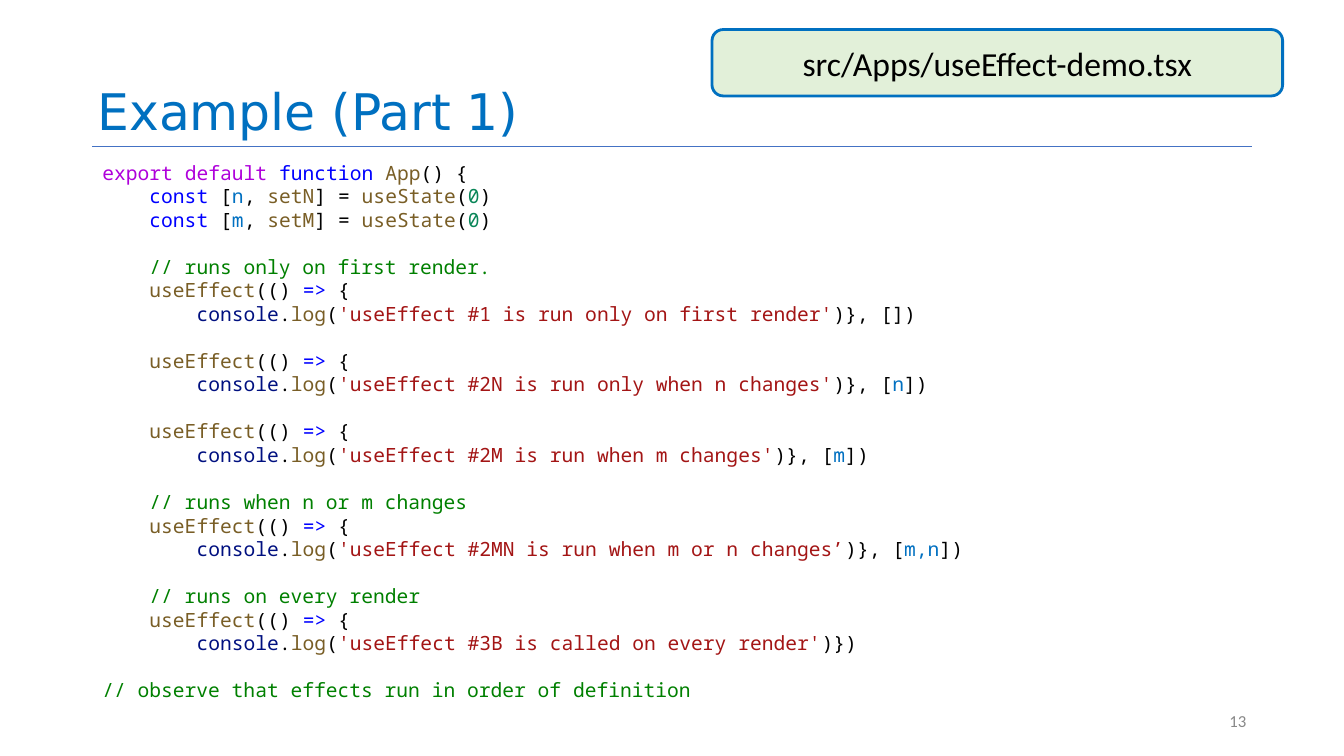
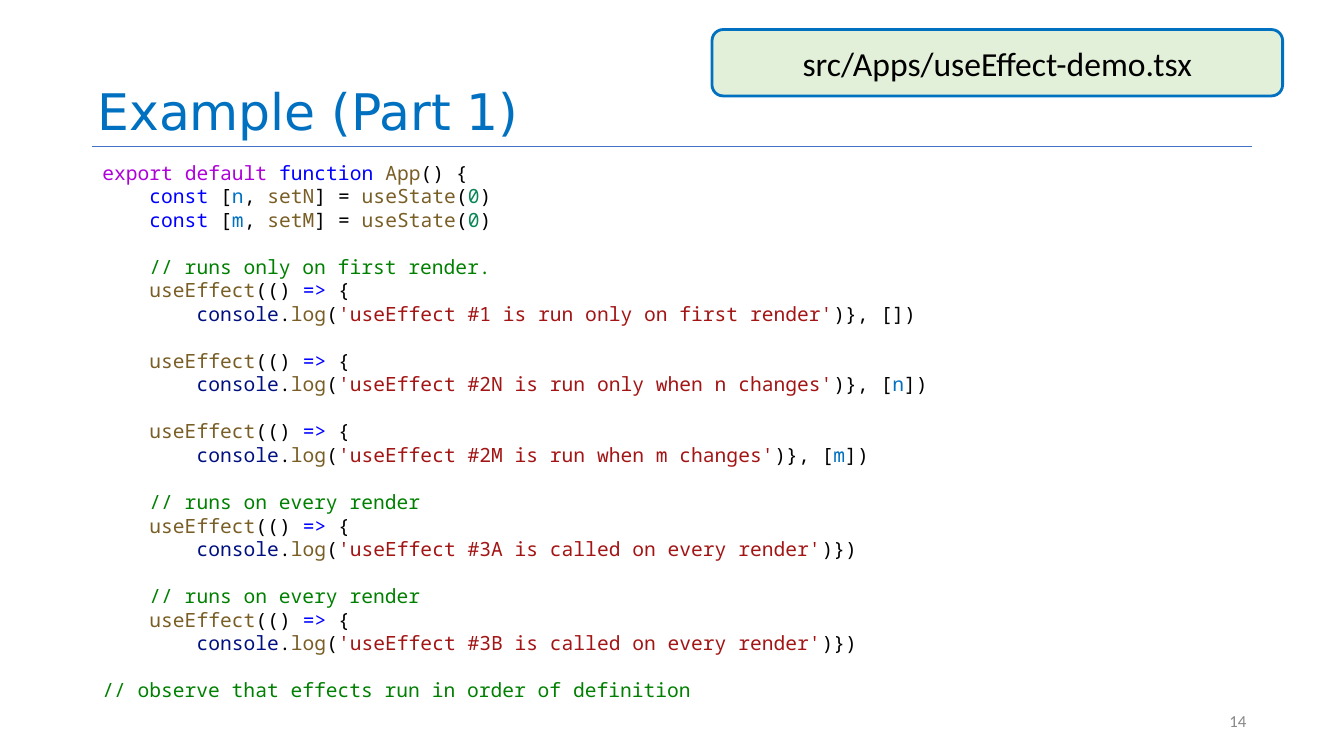
Before and after one commit to neu-se/CS4530-Spring-2025, a slide deck: slide 14 of Slides/Module 09 React Hooks.pptx (slide 13 before the commit). Drawn at 1344x756 pixels with LibreOffice and Linux fonts; fonts in the diff are those of the drawing. Boxes give left, top, right and bottom in pixels: in the first picture for what was removed or moved away, otherwise in the second. Text is boxed around its words. In the diff, an @@ line names an element or a change of style, - is before the commit and + after.

Commit message:
updated slides, examples, l9.md

```diff
--- a/Slides/Module 09 React Hooks.pptx
+++ b/Slides/Module 09 React Hooks.pptx
@@ text at (x1=185, y1=494, x2=421, y2=514): text changed @@
-// runs when n or m changes
+// runs on every render
@@ text at (x1=197, y1=541, x2=857, y2=561): text changed @@
-console.log('useEffect #2MN is run when m or n changes’)}, [m,n])
+console.log('useEffect #3A is called on every render')})
@@ page number at (x1=1229, y1=716, x2=1246, y2=727): text changed @@
-13
+14
```
Also in this commit, not shown: 7 other slides changed, 5 slides added, 1 slide removed, 4 other files.
